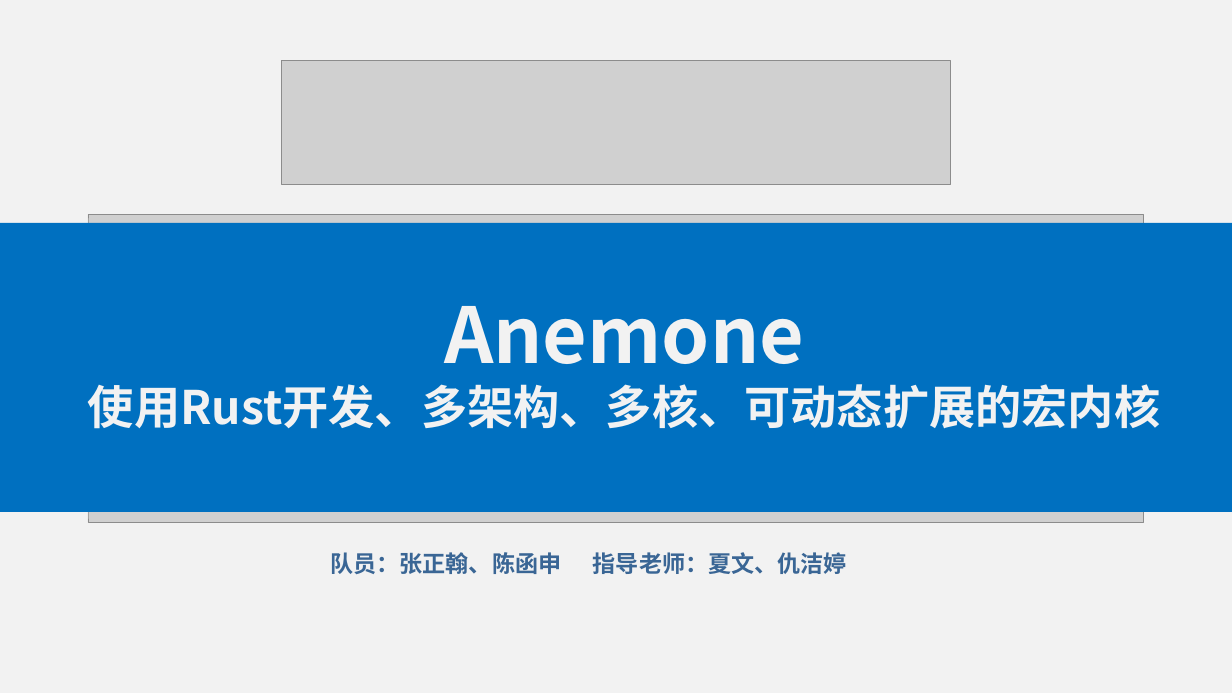
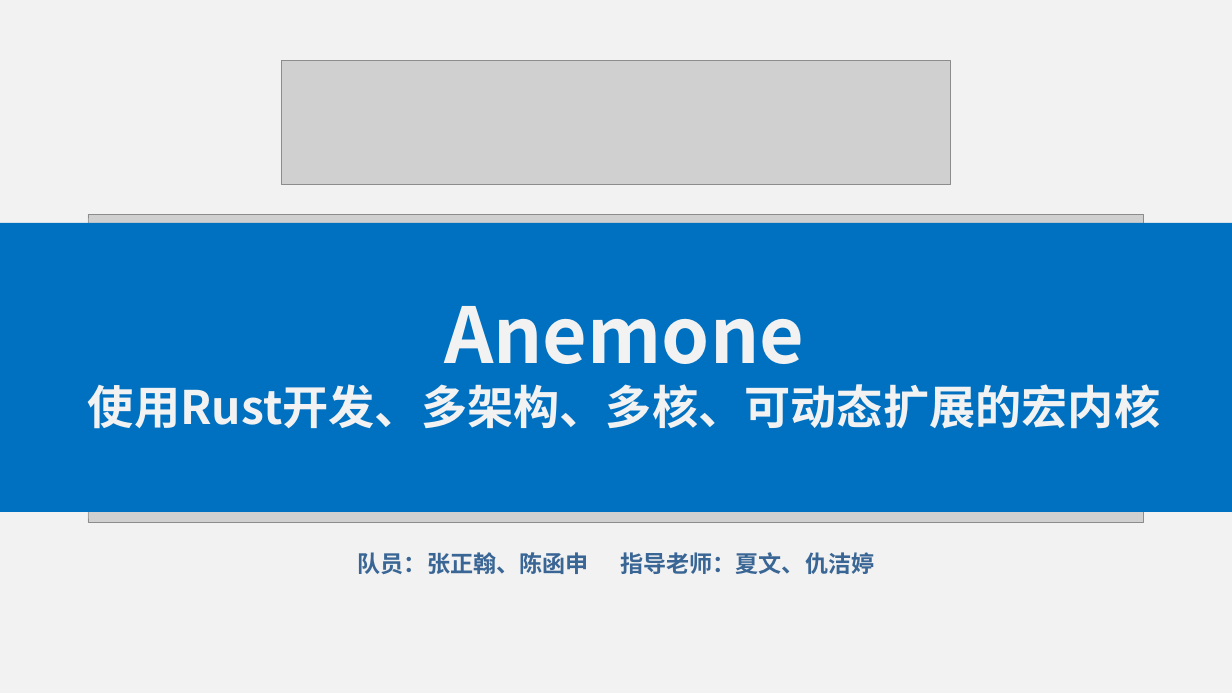
Before and after one commit to anemone-os/anemone, a slide deck: slide 1 of report/ppt/Anemone决赛演示文稿.pptx. Drawn at 1232x693 pixels with LibreOffice and Linux fonts; fonts in the diff are those of the drawing; grey boxes stand for pictures. Boxes give left, top, right and bottom in pixels: in the first picture for what was removed or moved away, otherwise in the second. Text is boxed around its words. In the diff, an @@ line names an element or a change of style, - is before the commit and + after.

```diff
--- a/report/ppt/Anemone决赛演示文稿.pptx
+++ b/report/ppt/Anemone决赛演示文稿.pptx
@@ text "队员：张正翰、陈函申 指导老师：夏文、仇洁婷": place and size @@
-text "队员：张正翰、陈函申 指导老师：夏文、仇洁婷" at (330,552,847,574)
+text "队员：张正翰、陈函申 指导老师：夏文、仇洁婷" at (358,552,874,574)
@@ text "队员：张正翰、陈函申 指导老师：夏文、仇洁婷" at (358,552,874,574): alignment left to centre @@
```
Also in this commit, not shown: 25 other slides changed.
